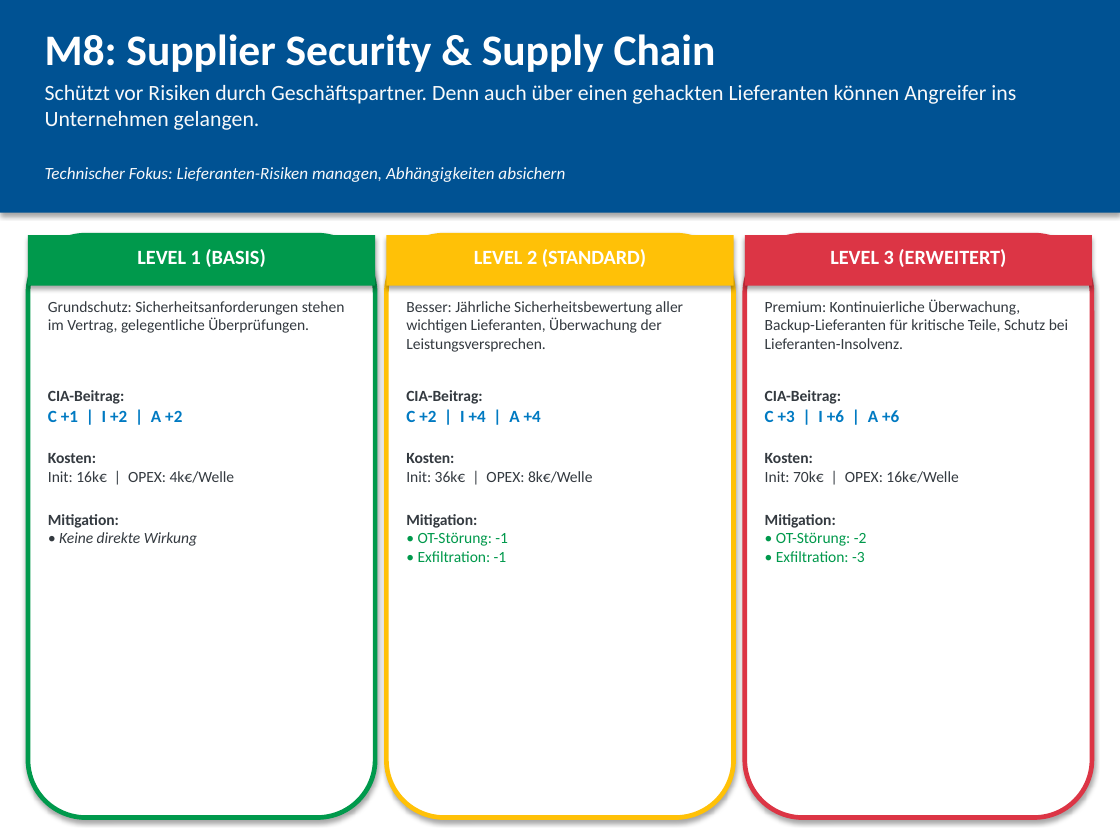
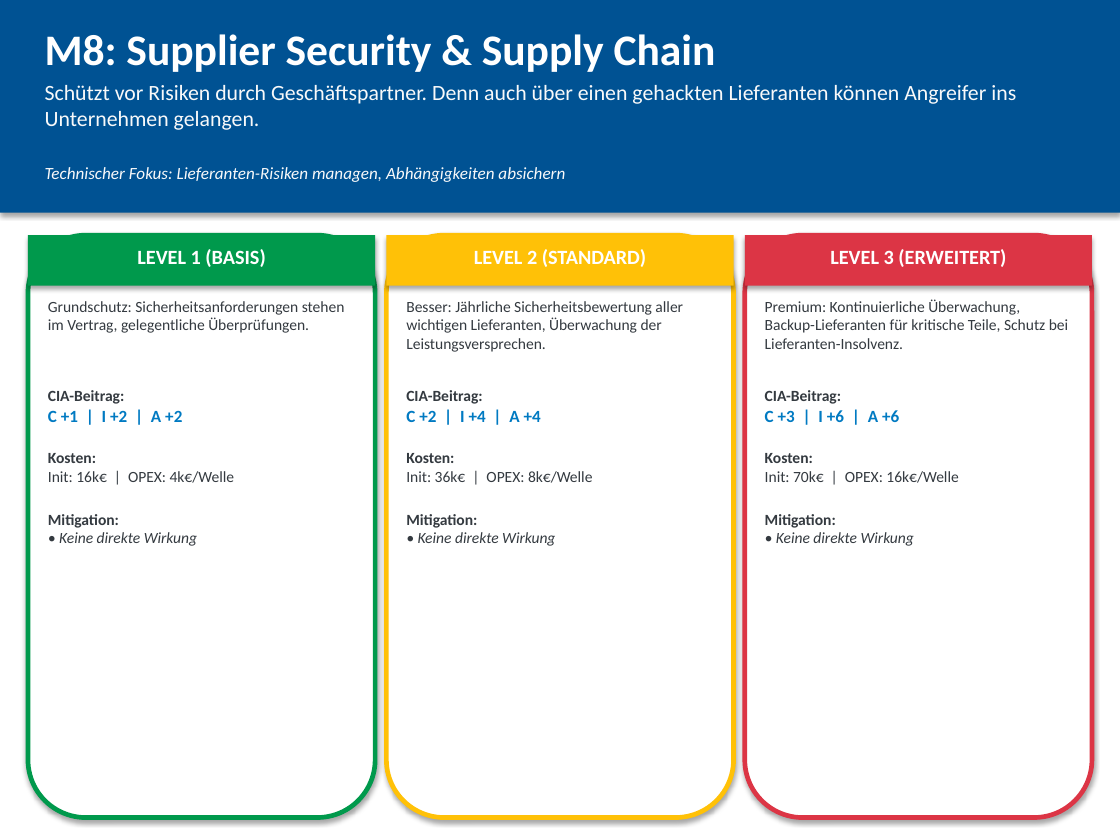
Before and after one commit to ClaudioSt/security-planspiel, a slide deck: slide 9 of pptx_output/Massnahmenkarten.pptx. Drawn at 1120x840 pixels with LibreOffice and Linux fonts; fonts in the diff are those of the drawing. Boxes give left, top, right and bottom in pixels: in the first picture for what was removed or moved away, otherwise in the second. Text is boxed around its words. In the diff, an @@ line names an element or a change of style, - is before the commit and + after.

```diff
--- a/pptx_output/Massnahmenkarten.pptx
+++ b/pptx_output/Massnahmenkarten.pptx
@@ text at [418, 532, 555, 546]: text changed; text colour #00994C to #343A40; italic on @@
-• OT-Störung: -1
-• Exfiltration: -1
+• Keine direkte Wirkung
@@ text at [776, 532, 914, 546]: text changed; text colour #00994C to #343A40; italic on @@
-• OT-Störung: -2
-• Exfiltration: -3
+• Keine direkte Wirkung
```
Also in this commit, not shown: 9 other slides changed, 14 other files.
